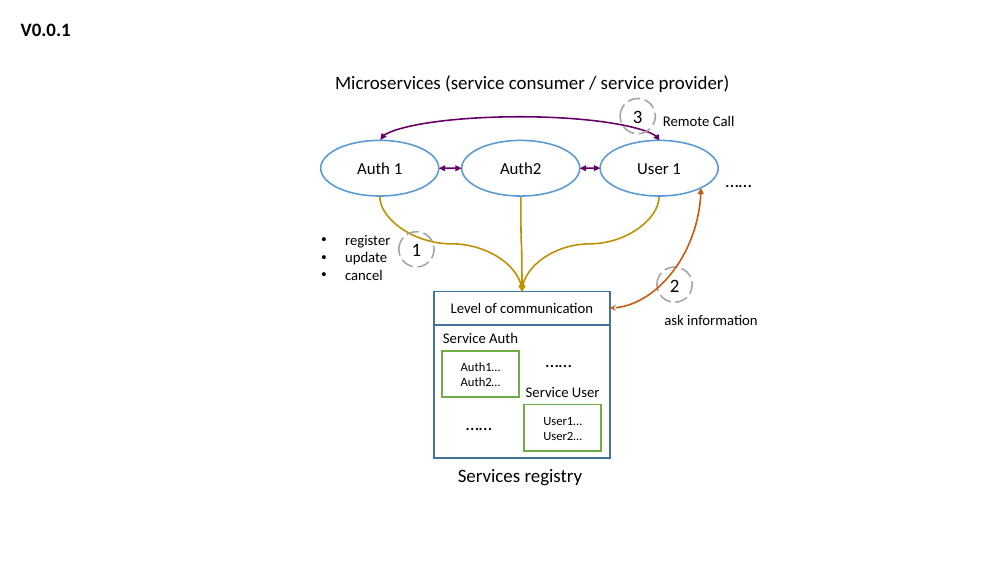
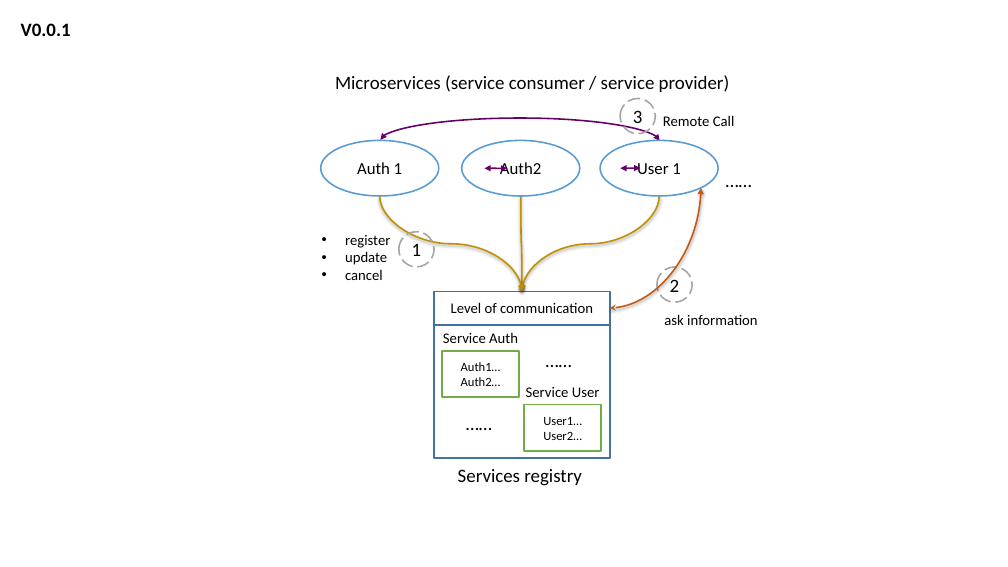
Before and after one commit to WangYuw/dev-MS, a slide deck: slide 2 of design/schema.pptx. Drawn at 1008x567 pixels with LibreOffice and Linux fonts; fonts in the diff are those of the drawing. Boxes give left, top, right and bottom in pixels: in the first picture for what was removed or moved away, otherwise in the second. Text is boxed around its words. In the diff, an @@ line names an element or a change of style, - is before the commit and + after.

```diff
--- a/design/schema.pptx
+++ b/design/schema.pptx
@@ curved double arrow (660, 141) - (380, 140): route changed @@
@@ curved double arrow moved from (462, 169) - (439, 169) to (507, 169) - (485, 169) @@
@@ curved double arrow moved from (600, 169) - (580, 169) to (640, 168) - (621, 168) @@
@@ curved arrow (380, 196) - (522, 292): route changed @@
@@ curved arrow (521, 196) - (522, 292): route changed @@
@@ curved arrow (659, 196) - (523, 292): route changed @@
@@ curved double arrow (610, 308) - (701, 188): route changed @@
@@ ellipse "1" at (399, 231, 435, 267): outline #A5A5A5 1.5 pt dashed to #A5A5A5 1.5 pt @@
@@ ellipse "2" at (657, 267, 693, 302): outline #A5A5A5 1.5 pt dashed to #A5A5A5 1.5 pt @@
```
Also in this commit, not shown: 1 other slide changed, 2 slides added, 5 other files.
